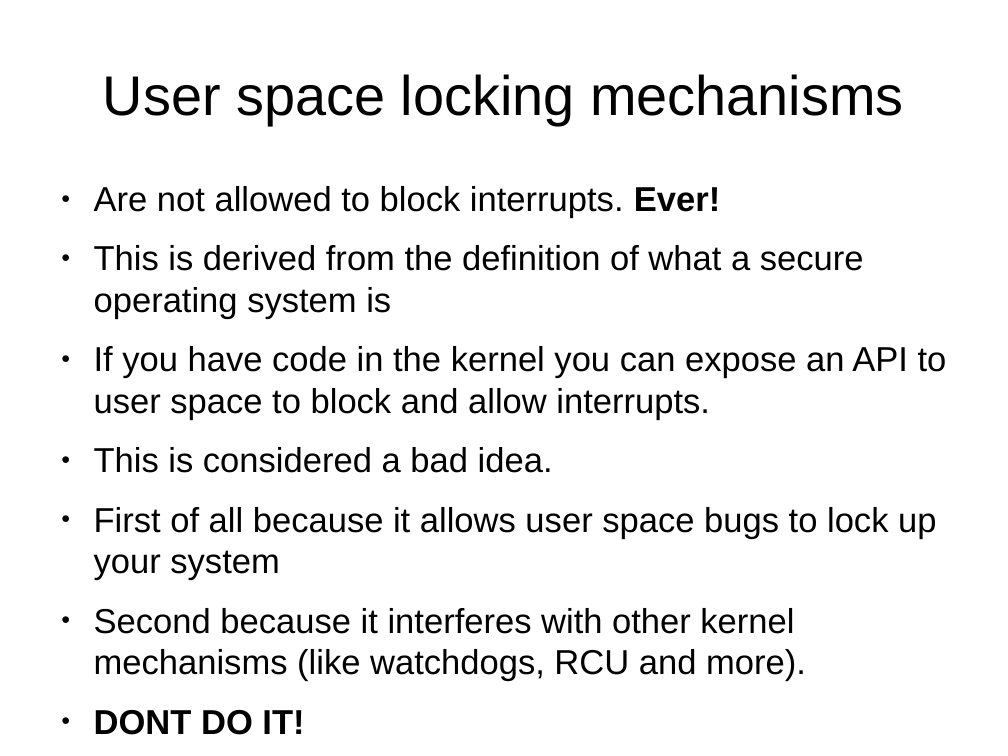
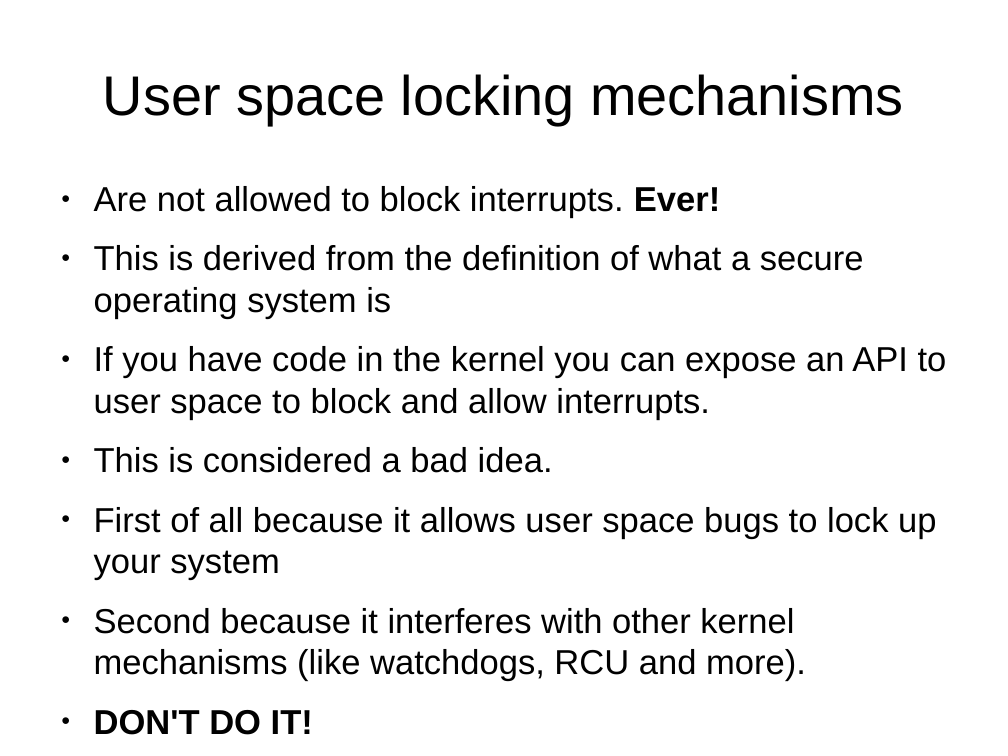
Before and after one commit to kalmuthu/slides, a slide deck: slide 7 of odp/linux/locking.odp (slide 5 before the commit). Drawn at 1008x756 pixels with LibreOffice and Linux fonts; fonts in the diff are those of the drawing. Boxes give left, top, right and bottom in pixels: in the first picture for what was removed or moved away, otherwise in the second. Text is boxed around its words. In the diff, an @@ line names an element or a change of style, - is before the commit and + after.

Commit message:
new version of locking

```diff
--- a/odp/linux/locking.odp
+++ b/odp/linux/locking.odp
@@ text at box(94, 710, 313, 735): text changed @@
-● DONT DO IT!
+● DON'T DO IT!
```
Also in this commit, not shown: 6 other slides changed, 17 slides added.
